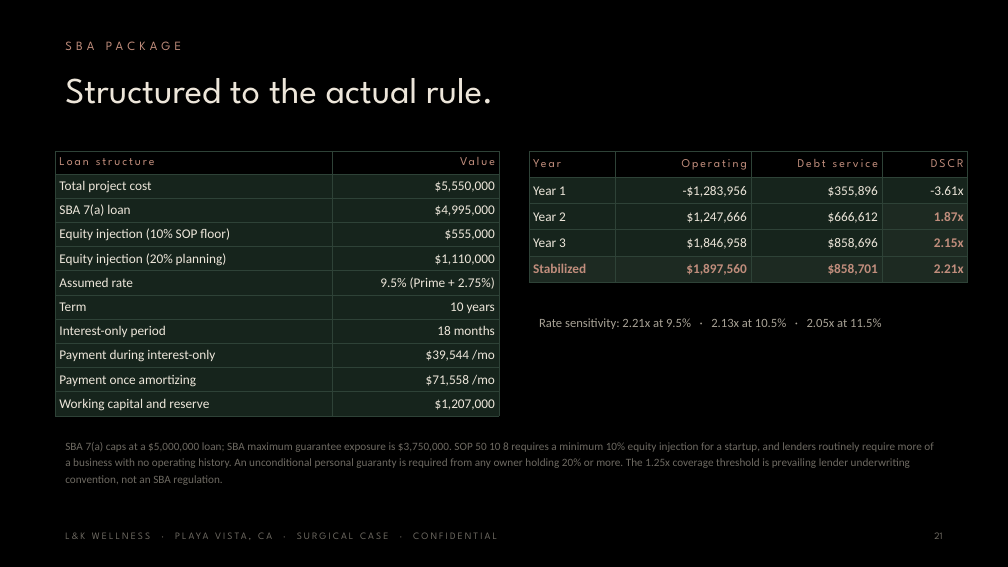
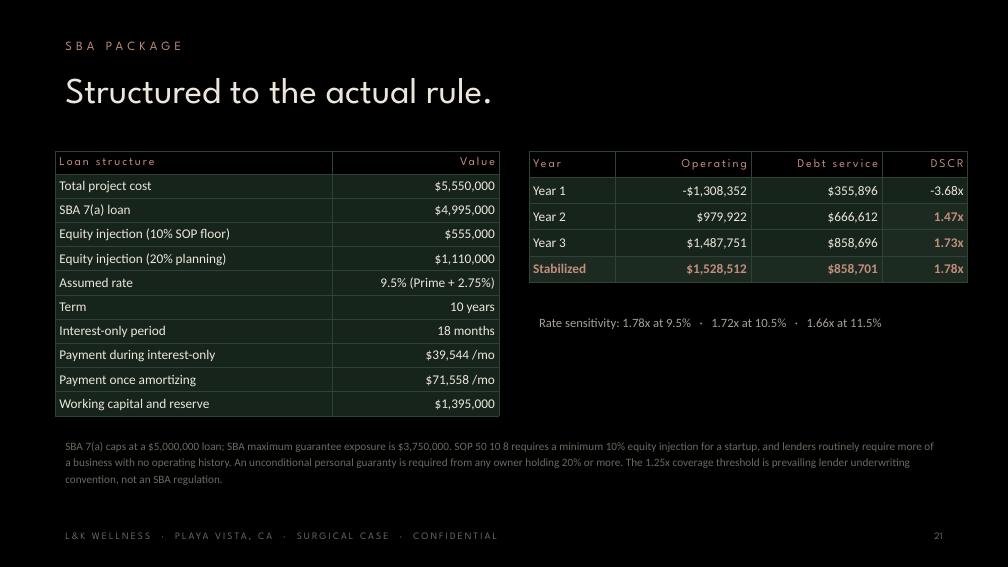
Before and after one commit to apexalpha811/lkwellness_OR, a slide deck: slide 21 of L-K-Wellness-Surgical-5.55M.pptx. Drawn at 1008x567 pixels with LibreOffice and Linux fonts; fonts in the diff are those of the drawing. Boxes give left, top, right and bottom in pixels: in the first picture for what was removed or moved away, otherwise in the second. Text is boxed around its words. In the diff, an @@ line names an element or a change of style, - is before the commit and + after.

```diff
--- a/L-K-Wellness-Surgical-5.55M.pptx
+++ b/L-K-Wellness-Surgical-5.55M.pptx
@@ table at box(55, 151, 499, 415) @@
-row 11, column 2: $1,207,000
+row 11, column 2: $1,395,000
@@ table at box(529, 151, 968, 279) @@
-row 2, column 2: -$1,283,956
+row 2, column 2: -$1,308,352
-row 2, column 4: -3.61x
+row 2, column 4: -3.68x
-row 3, column 2: $1,247,666
+row 3, column 2: $979,922
-row 3, column 4: 1.87x
+row 3, column 4: 1.47x
-row 4, column 2: $1,846,958
+row 4, column 2: $1,487,751
-row 4, column 4: 2.15x
+row 4, column 4: 1.73x
-row 5, column 2: $1,897,560
+row 5, column 2: $1,528,512
-row 5, column 4: 2.21x
+row 5, column 4: 1.78x
@@ text at box(539, 318, 881, 329): text changed @@
-Rate sensitivity: 2.21x at 9.5% · 2.13x at 10.5% · 2.05x at 11.5%
+Rate sensitivity: 1.78x at 9.5% · 1.72x at 10.5% · 1.66x at 11.5%
```
Also in this commit, not shown: 14 other slides changed, 4 other files.
